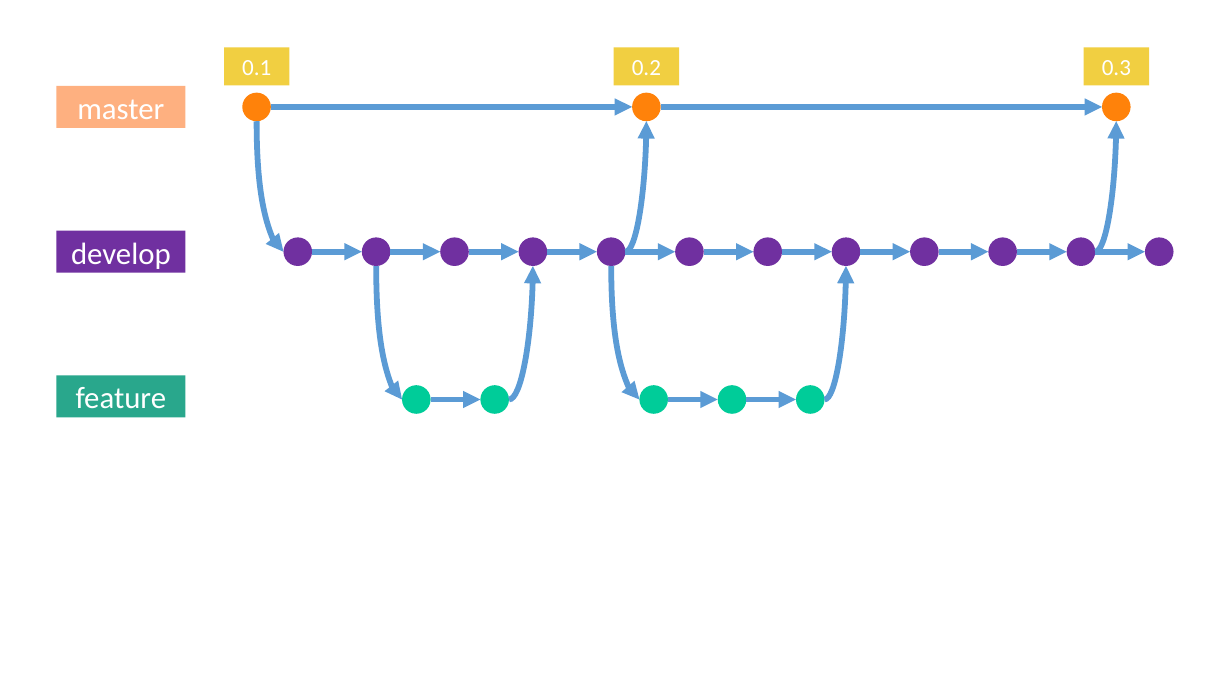
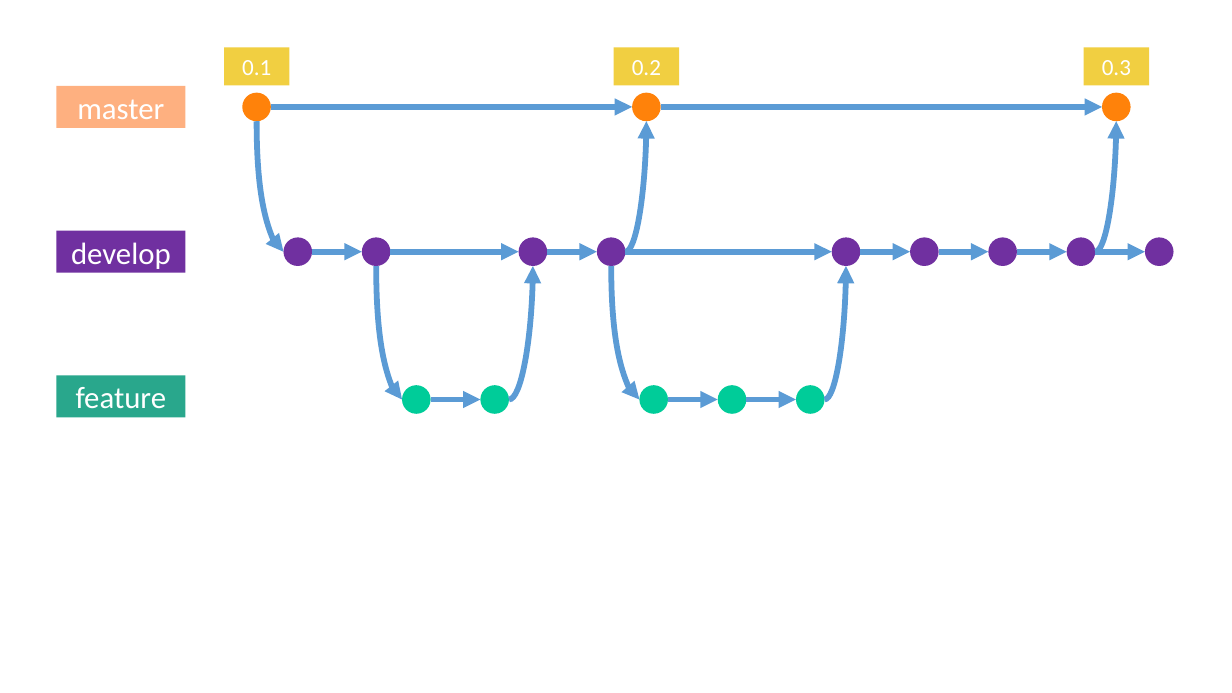
Before and after one commit to ymekesser/leveraging-git-presentation, a slide deck: slide 7 of graph_diagrams.pptx. Drawn at 1232x693 pixels with LibreOffice and Linux fonts; fonts in the diff are those of the drawing. Boxes give left, top, right and bottom in pixels: in the first picture for what was removed or moved away, otherwise in the second. Text is boxed around its words. In the diff, an @@ line names an element or a change of style, - is before the commit and + after.

```diff
--- a/graph_diagrams.pptx
+++ b/graph_diagrams.pptx
@@ ellipse removed at <box>440,238,469,266</box> @@
@@ ellipse removed at <box>676,238,704,266</box> @@
@@ ellipse removed at <box>753,238,782,266</box> @@
@@ arrow moved from (391, 251) - (440, 251) to (391, 251) - (518, 251) @@
@@ arrow removed from (469, 251) to (518, 251) @@
@@ arrow moved from (626, 251) - (676, 251) to (626, 251) - (832, 251) @@
@@ arrow removed from (704, 251) to (753, 251) @@
@@ arrow removed from (782, 251) to (832, 251) @@
```
Also in this commit, not shown: 1 other slide changed, 3 other files.
